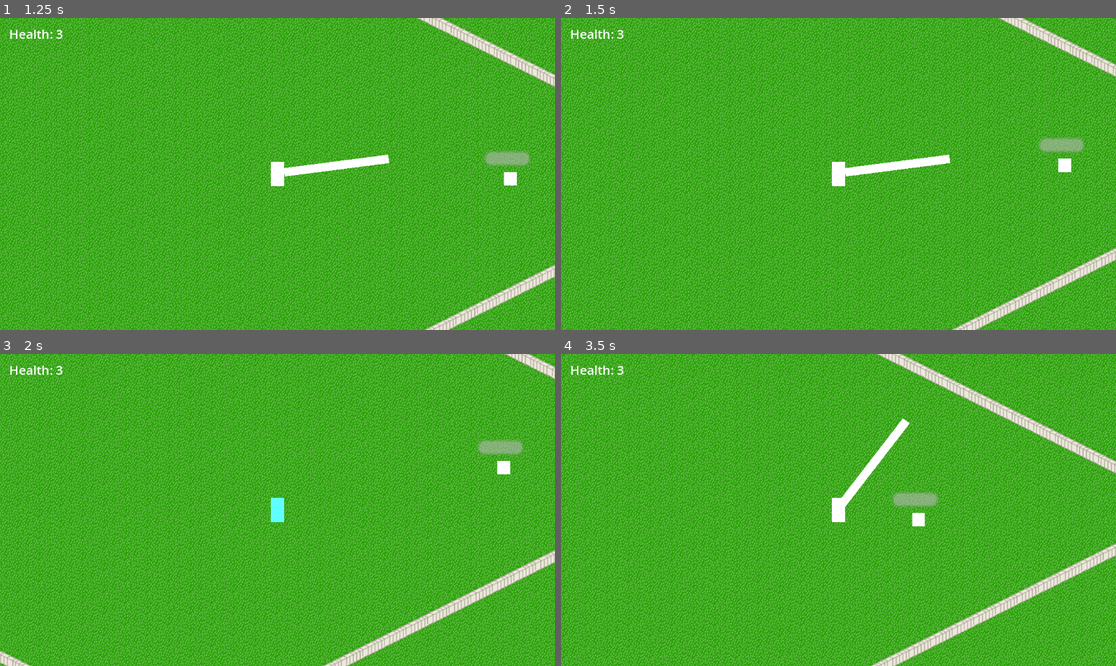
Above: before the commit, frames 1-4 (two rows, left to right).
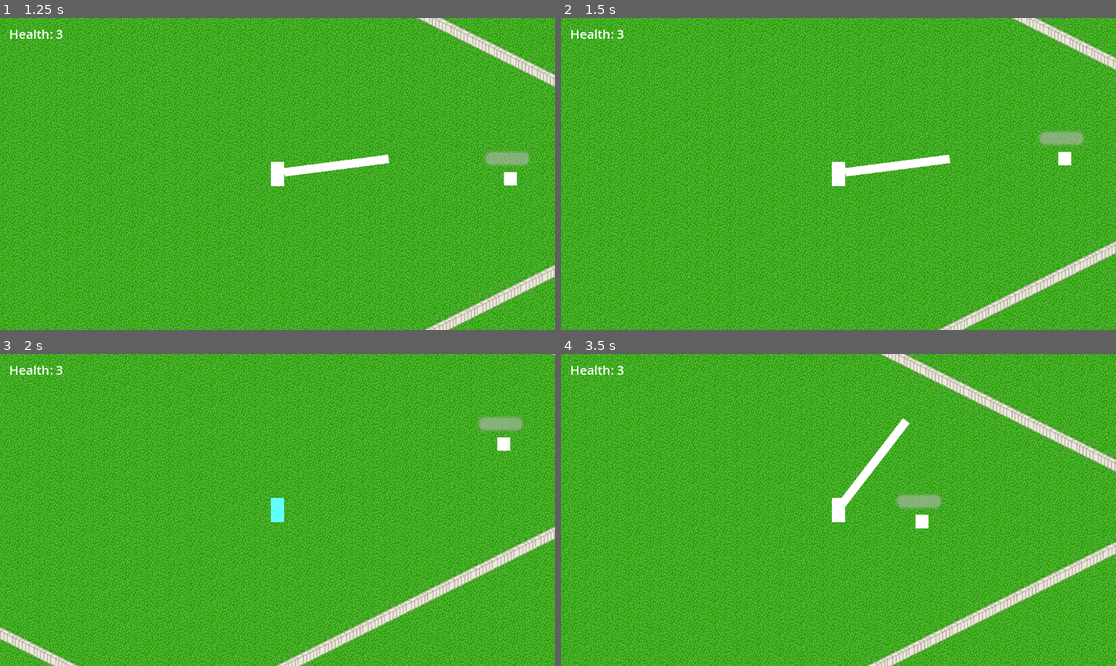
Above: after the commit, the same moments.

Repository: airo4858/rogue_like
Game: Godot game, scene res://main.tscn
Two runs of this game, one before a commit and one after it. Both use one fixed random seed, a clock stepped at 60 frames per second and the inputs below.
Inputs (mouse positions are in pixels of both pictures, inside the frame that each line leads up to):
- Up to frame 1 (1.25 s): tap Enter at 0.5 s; move the mouse to (399, 158) at 0.52 s; press the mouse at (399, 158) at 0.53 s; hold D (move_right) from 0.53 s (still down); tap Space (jump) at 0.77 s
- Up to frame 2 (1.5 s): move the mouse to (727, 189) at 1.27 s; release D (move_right) at 1.28 s; release the mouse at (727, 189) at 1.28 s; hold S (move_down) from 1.28 s (still down); right-click (727, 189) at 1.35 s
- Up to frame 3 (2 s): keep holding S (move_down); tap Space (jump) at 1.52 s
- Up to frame 4 (3.5 s): move the mouse to (894, 441) at 2.02 s; release S (move_down) at 2.03 s; press the mouse at (894, 441) at 2.03 s; hold D (move_right) 2.03-2.78 s; move the mouse to (810, 572) at 2.77 s; release the mouse at (810, 572) at 2.78 s; hold W (move_up) from 2.78 s (still down); right-click (810, 572) at 2.85 s; tap Space (jump) at 3.02 s

Frame 1 is identical in both runs. In frame 2, 47% of the frame differs, in the area x 0-100%, y 0-100%; in frame 3, 57%; in frame 4, 55%.

Commit message:
spawned item after defeating all the enemies

Diff:
--- a/enemy1.tscn
+++ b/enemy1.tscn
@@ -90,7 +90,7 @@
 }
 
 [node name="Enemy1" type="CharacterBody2D" groups=["Enemy"]]
-collision_layer = 2
+collision_layer = 3
 script = ExtResource("1_7l60d")
 
 [node name="Sprite2D" type="Sprite2D" parent="."]
@@ -104,10 +104,10 @@
 anchor_top = 0.5
 anchor_right = 0.5
 anchor_bottom = 0.5
-offset_left = -2.05263
-offset_top = -2.2
-offset_right = 11.9474
-offset_bottom = 1.8
+offset_left = -2.01316
+offset_top = -2.0625
+offset_right = 11.9868
+offset_bottom = 1.9375
 grow_horizontal = 2
 grow_vertical = 2
 scale = Vector2(0.25, 0.25)
--- a/enemy_1.gd
+++ b/enemy_1.gd
@@ -2,6 +2,7 @@
 class_name Enemy
 
 signal healthChanged
+signal enemyDeath
 
 @export var max_hp: int = 10
 @export var hp: int = 10
@@ -11,6 +12,7 @@
 	healthChanged.emit()
 	if (hp <= 0):
 		queue_free()
+		enemyDeath.emit()
 
 func _on_attack_hurtbox_body_entered(body: Node2D) -> void:
 	print("HURT")
--- a/items.gd
+++ b/items.gd
@@ -1 +1,12 @@
-extends Node2D
+extends CharacterBody2D
+
+var item_number : int
+
+func pick_item():
+	item_number = randf()*3 + 1
+	if (item_number == 1):
+		$AnimationItem.play("item_1_beta")
+	elif (item_number == 2):
+		$AnimationItem.play("item_2_beta")
+	elif (item_number == 3):
+		$AnimationItem.play("item_3_beta")
--- a/items.tscn
+++ b/items.tscn
@@ -1,14 +1,103 @@
-[gd_scene load_steps=4 format=3 uid="uid://biy3cquupk5n"]
+[gd_scene load_steps=11 format=3 uid="uid://biy3cquupk5n"]
 
 [ext_resource type="Script" path="res://items.gd" id="1_sw4nv"]
+
+[sub_resource type="RectangleShape2D" id="RectangleShape2D_ek5d0"]
+size = Vector2(16, 14)
+
+[sub_resource type="CanvasTexture" id="CanvasTexture_vn8iu"]
 
 [sub_resource type="CanvasTexture" id="CanvasTexture_4p7pd"]
 
 [sub_resource type="RectangleShape2D" id="RectangleShape2D_sdgah"]
 size = Vector2(12, 10)
 
-[node name="Items" type="Node2D"]
+[sub_resource type="Animation" id="Animation_knm4a"]
+resource_name = "item_1_beta"
+loop_mode = 1
+step = 0.0833333
+tracks/0/type = "value"
+tracks/0/imported = false
+tracks/0/enabled = true
+tracks/0/path = NodePath("BetaItemSprite:modulate")
+tracks/0/interp = 1
+tracks/0/loop_wrap = true
+tracks/0/keys = {
+"times": PackedFloat32Array(0, 0.5, 1),
+"transitions": PackedFloat32Array(1, 1, 1),
+"update": 0,
+"values": [Color(1, 1, 1, 1), Color(1, 0, 0, 1), Color(1, 1, 1, 1)]
+}
+
+[sub_resource type="Animation" id="Animation_a8uv2"]
+length = 0.001
+tracks/0/type = "value"
+tracks/0/imported = false
+tracks/0/enabled = true
+tracks/0/path = NodePath("BetaItemSprite:modulate")
+tracks/0/interp = 1
+tracks/0/loop_wrap = true
+tracks/0/keys = {
+"times": PackedFloat32Array(0),
+"transitions": PackedFloat32Array(1),
+"update": 0,
+"values": [Color(1, 1, 1, 1)]
+}
+
+[sub_resource type="Animation" id="Animation_7e4xj"]
+resource_name = "item_2_beta"
+loop_mode = 1
+step = 0.0833333
+tracks/0/type = "value"
+tracks/0/imported = false
+tracks/0/enabled = true
+tracks/0/path = NodePath("BetaItemSprite:modulate")
+tracks/0/interp = 1
+tracks/0/loop_wrap = true
+tracks/0/keys = {
+"times": PackedFloat32Array(0, 0.5, 1),
+"transitions": PackedFloat32Array(1, 1, 1),
+"update": 0,
+"values": [Color(1, 1, 1, 1), Color(0, 0, 1, 1), Color(1, 1, 1, 1)]
+}
+
+[sub_resource type="Animation" id="Animation_axxpx"]
+resource_name = "item_3_beta"
+loop_mode = 1
+step = 0.0833333
+tracks/0/type = "value"
+tracks/0/imported = false
+tracks/0/enabled = true
+tracks/0/path = NodePath("BetaItemSprite:modulate")
+tracks/0/interp = 1
+tracks/0/loop_wrap = true
+tracks/0/keys = {
+"times": PackedFloat32Array(0, 0.5, 1),
+"transitions": PackedFloat32Array(1, 1, 1),
+"update": 0,
+"values": [Color(1, 1, 1, 1), Color(0, 1, 0, 1), Color(1, 1, 1, 1)]
+}
+
+[sub_resource type="AnimationLibrary" id="AnimationLibrary_pk7vn"]
+_data = {
+"RESET": SubResource("Animation_a8uv2"),
+"item_1_beta": SubResource("Animation_knm4a"),
+"item_2_beta": SubResource("Animation_7e4xj"),
+"item_3_beta": SubResource("Animation_axxpx")
+}
+
+[node name="Items" type="CharacterBody2D"]
+collision_layer = 8
+collision_mask = 8
 script = ExtResource("1_sw4nv")
+
+[node name="Collision" type="CollisionShape2D" parent="."]
+shape = SubResource("RectangleShape2D_ek5d0")
+
+[node name="BetaItemSpriteBackground" type="Sprite2D" parent="."]
+position = Vector2(-4.76837e-07, 2.68221e-07)
+scale = Vector2(16, 14)
+texture = SubResource("CanvasTexture_vn8iu")
 
 [node name="BetaItemSprite" type="Sprite2D" parent="."]
 position = Vector2(4.76837e-07, -2.38419e-07)
@@ -16,6 +105,12 @@
 texture = SubResource("CanvasTexture_4p7pd")
 
 [node name="ItemHitbox" type="Area2D" parent="."]
+collision_layer = 8
 
 [node name="ItemHitboxShape" type="CollisionShape2D" parent="ItemHitbox"]
 shape = SubResource("RectangleShape2D_sdgah")
+
+[node name="AnimationItem" type="AnimationPlayer" parent="."]
+libraries = {
+"": SubResource("AnimationLibrary_pk7vn")
+}
--- a/main.tscn
+++ b/main.tscn
@@ -1,6 +1,6 @@
-[gd_scene load_steps=17 format=3 uid="uid://jarktaase6ed"]
+[gd_scene load_steps=18 format=3 uid="uid://jarktaase6ed"]
 
-[ext_resource type="Script" path="res://state.gd" id="1_rqf0h"]
+[ext_resource type="Script" path="res://stage1.gd" id="1_40akv"]
 [ext_resource type="PackedScene" uid="uid://ofhywutmpmqg" path="res://map.tscn" id="1_x5kxa"]
 [ext_resource type="Texture2D" uid="uid://k1mqclfhi77x" path="res://Fence Block 1.png" id="2_h42dc"]
 [ext_resource type="Texture2D" uid="uid://7jrgiuyodbsk" path="res://Fence Block 2.png" id="3_y1xnl"]
@@ -9,6 +9,7 @@
 [ext_resource type="Texture2D" uid="uid://qsjwlftjawi3" path="res://Isometric Tree 3x3 Block (1).png" id="6_qxpkr"]
 [ext_resource type="PackedScene" uid="uid://bjktnyqj04sp4" path="res://enemy1.tscn" id="8_v5vhg"]
 [ext_resource type="PackedScene" uid="uid://dmt7lwup88f6r" path="res://ui.tscn" id="9_1lfhv"]
+[ext_resource type="PackedScene" uid="uid://biy3cquupk5n" path="res://items.tscn" id="10_e7scb"]
 
 [sub_resource type="TileSetAtlasSource" id="TileSetAtlasSource_sa6vg"]
 texture = ExtResource("2_h42dc")
@@ -59,8 +60,12 @@
 [sub_resource type="RectangleShape2D" id="RectangleShape2D_8mkvc"]
 size = Vector2(1495.01, 296.891)
 
-[node name="Main" type="Node2D"]
-script = ExtResource("1_rqf0h")
+[node name="Stage1" type="Node2D" node_paths=PackedStringArray("enemy1", "enemy2", "enemy3")]
+script = ExtResource("1_40akv")
+enemy1 = NodePath("Enemy1")
+enemy2 = NodePath("Enemy2")
+enemy3 = NodePath("Enemy3")
+item = ExtResource("10_e7scb")
 
 [node name="YardMap1" parent="." instance=ExtResource("1_x5kxa")]
 tile_set = SubResource("TileSet_7s7e2")
@@ -68,6 +73,8 @@
 [node name="Player" parent="." instance=ExtResource("5_sxxdb")]
 y_sort_enabled = true
 position = Vector2(383, 185)
+collision_mask = 9
+hp = 3
 
 [node name="Enemy1" parent="." instance=ExtResource("8_v5vhg")]
 position = Vector2(869, 192)
@@ -121,3 +128,6 @@
 shape = SubResource("RectangleShape2D_8mkvc")
 
 [node name="UI" parent="." instance=ExtResource("9_1lfhv")]
+
+[node name="ItemSpawnPoint" type="Node2D" parent="."]
+position = Vector2(381, 183)
--- a/player.gd
+++ b/player.gd
@@ -4,6 +4,7 @@
 
 @export var max_hp : int = 3
 @export var hp: int = max_hp
+#Create a variable keeping track of which stage and have that correlate to the hurt function
 
 var can_jump : bool = true
 var can_sweep : bool = true
@@ -52,15 +53,15 @@
 func hurt(damage_number : int):
 	hp -= damage_number
 
-	get_tree().get_root().get_node("Main/UI").get_hurt(1)
+	get_tree().get_root().get_node("Stage1/UI").get_hurt(1)
 	if (hp <= 0):
 		self.visible = false
 		get_tree().paused = true
 
 func _physics_process(delta):
-	if self.velocity == Vector2(0,1) * move_speed or self.velocity == Vector2(0,-1) * move_speed:
-		move_speed * 2
 	velocity = Input.get_vector("move_left", "move_right", "move_up", "move_down") * move_speed * Vector2(2,1)
+	if velocity == Vector2(0,100) or velocity == Vector2(0,-100):
+		velocity = Input.get_vector("move_left", "move_right", "move_up", "move_down") * move_speed * Vector2(2,1.5)
 	move_and_slide()
 
 	if (Input.is_action_pressed("jump")):
--- a/player.tscn
+++ b/player.tscn
@@ -286,7 +286,7 @@
 size = Vector2(20, 40)
 
 [node name="Player" type="CharacterBody2D" groups=["Player"]]
-collision_layer = 16
+collision_layer = 24
 script = ExtResource("1_vwqdy")
 
 [node name="BetaSprite" type="Sprite2D" parent="."]
--- /dev/null
+++ b/stage1.gd
@@ -0,0 +1,22 @@
+extends Node2D
+
+@export var enemy1 : CharacterBody2D
+@export var enemy2 : CharacterBody2D
+@export var enemy3 : CharacterBody2D
+@export var item : Resource
+@export var enemy_count : int = 3
+
+func _ready():
+	enemy1.enemyDeath.connect(death_counter)
+	enemy2.enemyDeath.connect(death_counter)
+	enemy3.enemyDeath.connect(death_counter)
+
+func death_counter():
+	enemy_count -= 1
+
+func _physics_process(delta: float):
+	if(enemy_count <= 0):
+		var new_item = item.instantiate()
+		get_parent().add_child(new_item)
+		new_item.position = $ItemSpawnPoint.global_position
+		#new_item.pick_item()
